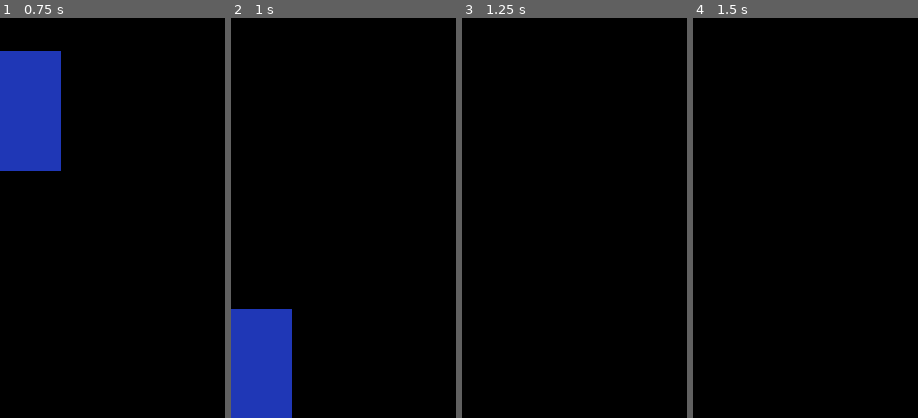
Above: before the commit, frames 1-4 (left to right).
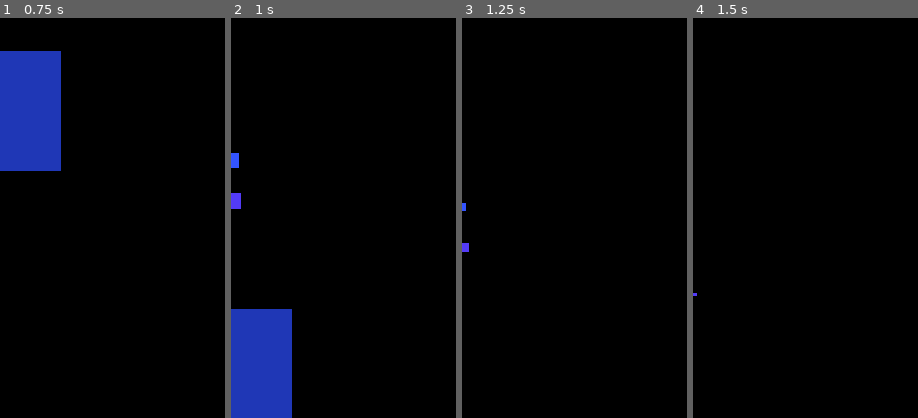
Above: after the commit, the same moments.

Repository: tomas7770/RunJump
Game: Godot game, scene res://scenes/BluePlayer/BluePlayer.tscn
Two runs of this game, one before a commit and one after it. Both use one fixed random seed, a clock stepped at 60 frames per second and the inputs below. This scene is started directly instead of the project's main scene.
Inputs (mouse positions are % of the whole screen's width and height, from its top left):
- Up to frame 1 (0.75 s): move the mouse to (72, 45) at 0.52 s; click (72, 45) at 0.67 s
- Up to frame 2 (1 s): no input
- Up to frame 3 (1.25 s): no input
- Up to frame 4 (1.5 s): move the mouse to (30, 55) at 1.27 s; click (30, 55) at 1.42 s
The pictures show only the part of the screen within x 0-50%, y 50-100%; the shares and areas given below are measured in that part.

Frame 1 is identical in both runs. In frame 2, 0.3% of the frame differs, in the area x 0-5%, y 33-48%; in frame 3, 0.1%; in frame 4, less than 0.1%.

Commit message:
Emit particles when Blue flies

Diff:
--- a/scenes/BluePlayer/BluePlayer.gd
+++ b/scenes/BluePlayer/BluePlayer.gd
@@ -60,6 +60,7 @@
 		return
 	isFlying = true
 	velocity.y -= initial_fly_velocity
+	$Sprite/Particles.emitting = true
 	if !(GlobalVariables.sound_mute):
 		if GlobalVariables.sound_shift:
 			$JumpSound.set_pitch_scale(rand_range(2.0/3.0,1.5))
@@ -72,6 +73,7 @@
 
 func _stop_jump():
 	isFlying = false
+	$Sprite/Particles.emitting = false
 	$JumpSound.stop()
 
 func _unhandled_input(event):
--- a/scenes/BluePlayer/BluePlayer.tscn
+++ b/scenes/BluePlayer/BluePlayer.tscn
@@ -16,11 +16,14 @@
 }
 
 [sub_resource type="ImageTexture" id=2]
-image = SubResource( 4 )
+image = SubResource( 6 )
 size = Vector2( 64, 64 )
 
+[sub_resource type="Curve" id=5]
+_data = [ Vector2( 0, 1 ), 0.0, 0.0, 0, 0, Vector2( 1, 0 ), 0.0, 0.0, 0, 0 ]
+
 [node name="BluePlayer" type="Node2D"]
-z_index = 1
+z_index = 2
 script = ExtResource( 1 )
 __meta__ = {
 "_edit_group_": true
@@ -39,5 +42,20 @@
 scale = Vector2( 2, 2 )
 texture = SubResource( 2 )
 
+[node name="Particles" type="CPUParticles2D" parent="Sprite"]
+position = Vector2( 0, 30 )
+z_index = -1
+emitting = false
+amount = 16
+local_coords = false
+direction = Vector2( 0, 1 )
+gravity = Vector2( 0, 0 )
+initial_velocity = 100.0
+scale_amount = 20.0
+scale_amount_curve = SubResource( 5 )
+color = Color( 0.184314, 0.34902, 1, 1 )
+hue_variation = 0.02
+hue_variation_random = 0.5
+
 [node name="JumpSound" type="AudioStreamPlayer" parent="."]
 stream = ExtResource( 2 )
Not shown: 2 places in scenes/BluePlayer/BluePlayer.tscn that only renumber resources
